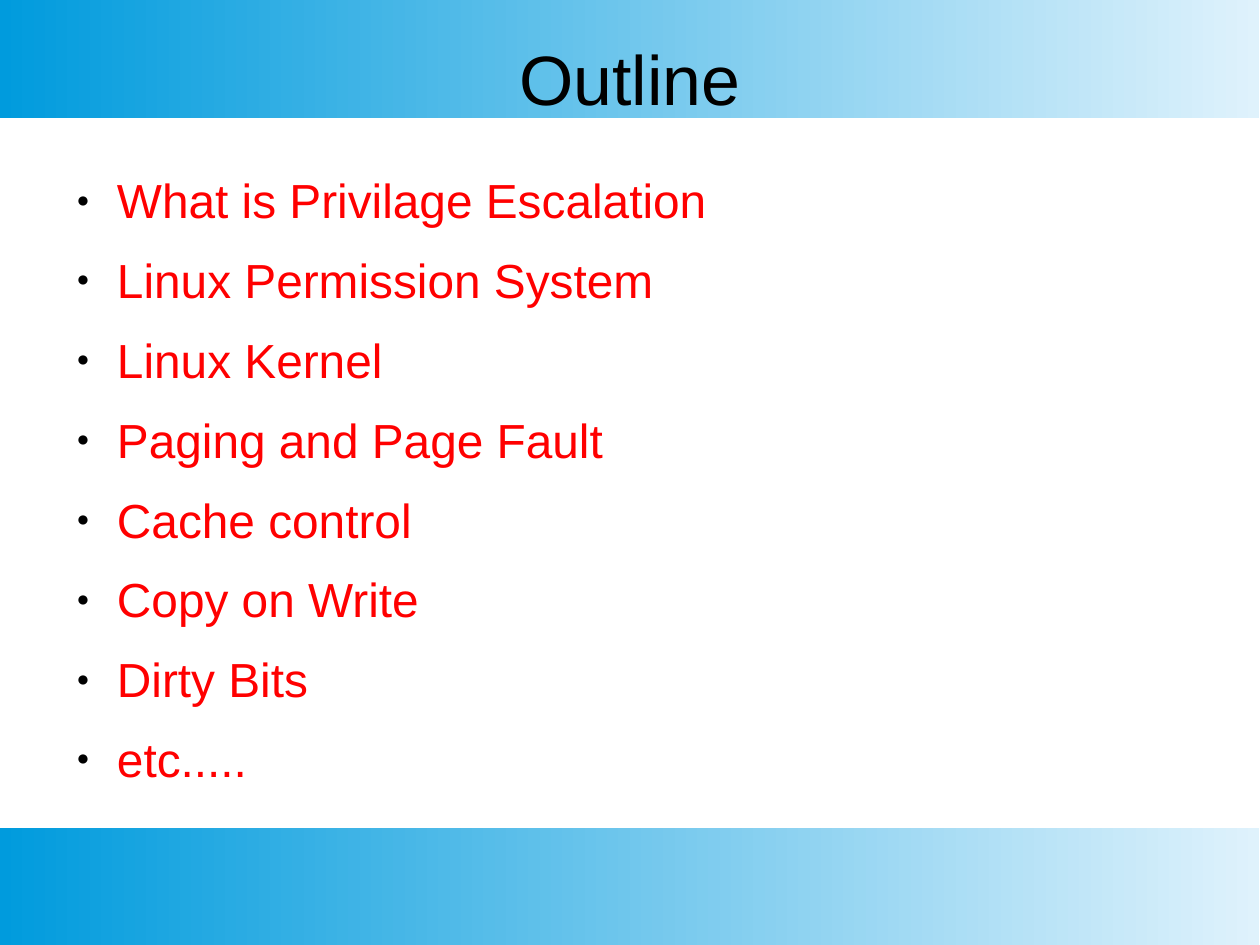
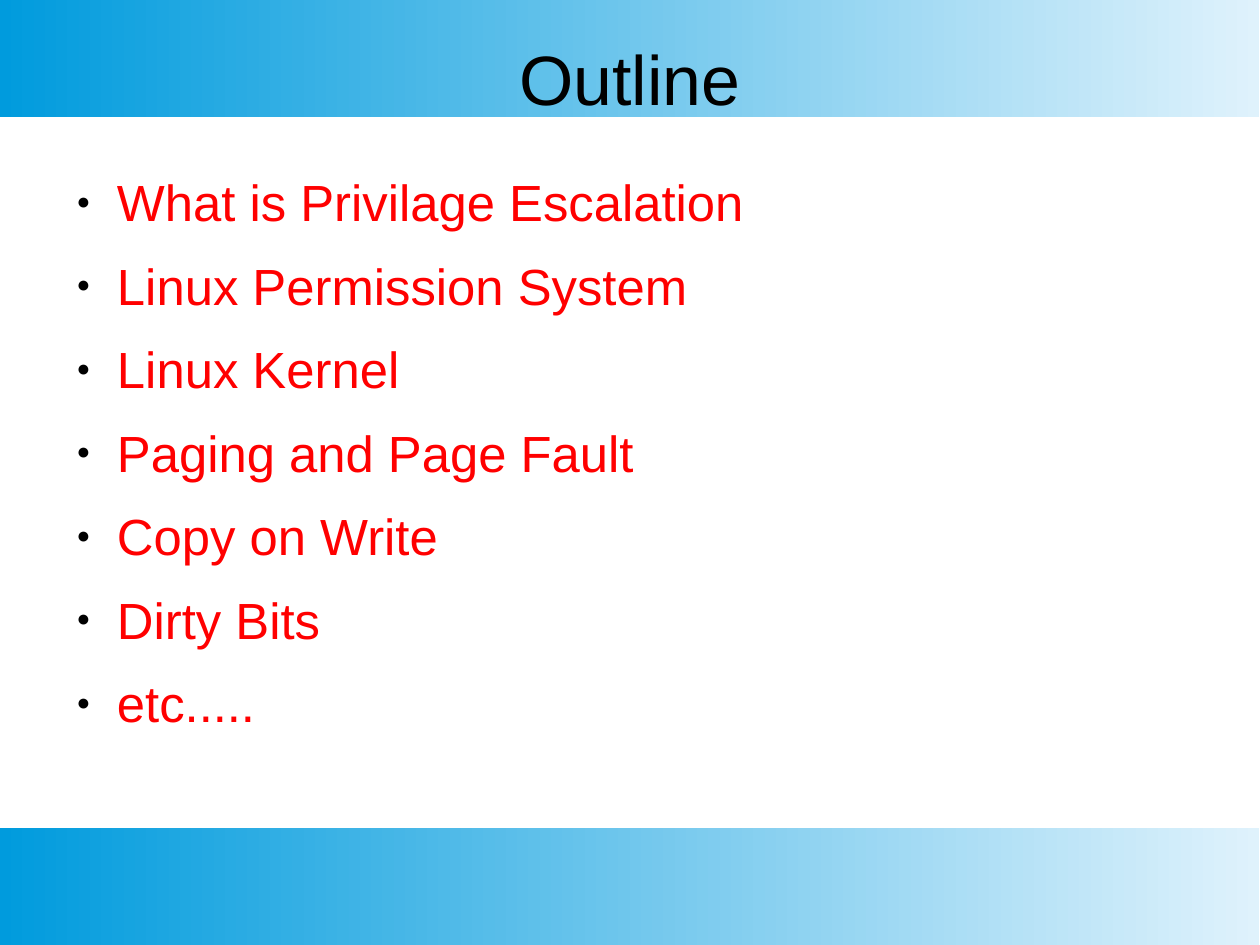
Before and after one commit to SubhajitCode/Seminar, a slide deck: slide 6 of Seminar 02/Seminar 2.pptx. Drawn at 1260x945 pixels with LibreOffice and Linux fonts; fonts in the diff are those of the drawing. Boxes give left, top, right and bottom in pixels: in the first picture for what was removed or moved away, otherwise in the second. Text is boxed around its words. In the diff, an @@ line names an element or a change of style, - is before the commit and + after.

```diff
--- a/Seminar 02/Seminar 2.pptx
+++ b/Seminar 02/Seminar 2.pptx
@@ text "What is Privilage Escalation" at bbox=[117, 184, 743, 723]: size 30.1 to 32 pt @@
@@ text at bbox=[117, 503, 411, 539]: paragraph removed @@
-● Cache control
```
Also in this commit, not shown: 6 other slides changed, 29 slides added, 17 slides removed, 24 other files.
